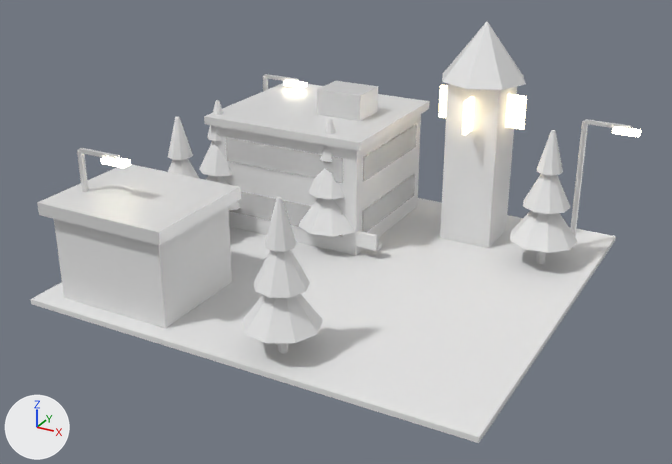
The FBX model Assets/Art/KayseriIsland/Models/Coal/Phase1/Civic_P1.fbx: old version first, new version second.
Before and after are seen from a 50 mm lens placed at (53.5, -73.6, 32.3), pointed at (30.5, -31.8, 11.4). The lights are fixed; the arrows at lower left show +X, +Y and +Z. The picture after the commit comes second. Where no turn or scale is listed for an object, it has been applied to the vertices.

Objects in the first picture: 'Civic.Hall', 'Civic.Lamp0', 'Civic.Lamp1', 'Civic.Lamp2', 'Civic.Plaza', 'Civic.Shop0', 'Civic.Tower', 'Civic.Tree0', 'Civic.Tree1', 'Civic.Tree2', 'Civic.Tree3', 'Civic.Tree4' and 1 more.
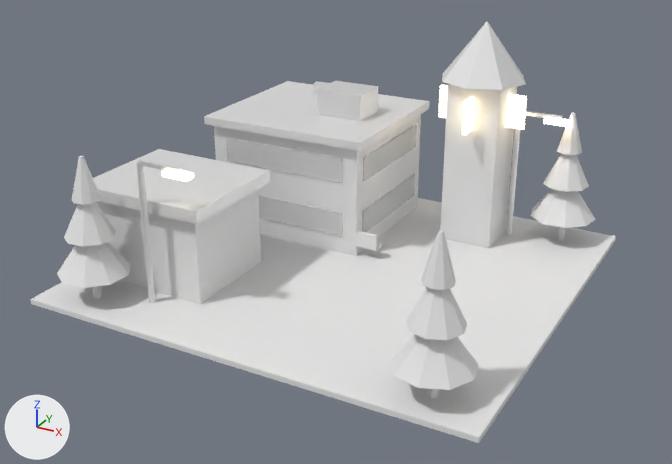
What differs and where, as boxes [x1, y1, x2, y2] in the pictures (672 x 464 px):
'Civic.Shop0', moved: before [37, 164, 241, 328]; after [93, 149, 270, 304]
'Civic.Tree2', moved: before [510, 130, 578, 264]; after [57, 156, 131, 298]
'Civic.Tree1', moved: before [168, 117, 200, 179]; after [391, 230, 478, 398]
'Civic.Tree3', deleted: before [243, 197, 323, 354]
'Civic.Tree0', moved: before [199, 100, 240, 210]; after [530, 112, 596, 240]
'Civic.Tree4', deleted: before [299, 118, 354, 236]
'Civic.Lamp0', moved: before [77, 148, 131, 192]; after [136, 160, 194, 303]
'Civic.Lamp1', moved: before [570, 119, 641, 248]; after [506, 111, 572, 235]
'Civic.Lamp2', moved: before [263, 74, 307, 91]; after [313, 81, 330, 94]

Edits to the bpy script that builds the scene:
```text
Change ob_civic_tree0:
    ob_civic_tree0.location: (20.0, -28.0, 8.46) -> (40.0, -20.0, 8.46)
Change ob_civic_shop0:
    ob_civic_shop0.location: (22.0, -38.0, 8.46) -> (22.0, -35.0, 8.46)
Change ob_civic_lamp0:
    ob_civic_lamp0.location: (19.0, -39.0, 8.46) -> (23.0, -39.0, 8.46)
Change ob_civic_tree1:
    ob_civic_tree1.location: (20.0, -32.0, 8.46) -> (40.0, -40.0, 8.46)
Change ob_civic_tree2:
    ob_civic_tree2.location: (40.0, -24.0, 8.46) -> (20.0, -40.0, 8.46)
Change ob_civic_lamp2:
    ob_civic_lamp2.location: (19.0, -21.0, 8.46) -> (23.0, -21.0, 8.46)
Remove ob_civic_tree4:
    ob_civic_tree4 = bpy.data.objects.new('Civic.Tree4', me_civic_treesrc_005)
    ob_civic_tree4.location = (28.0, -28.0, 8.46)
Change ob_civic_lamp1:
    ob_civic_lamp1.location: (41.0, -21.0, 8.46) -> (37.0, -21.0, 8.46)
Remove ob_civic_tree3:
    ob_civic_tree3 = bpy.data.objects.new('Civic.Tree3', me_civic_treesrc_004)
    ob_civic_tree3.location = (32.0, -40.0, 8.46)
```
